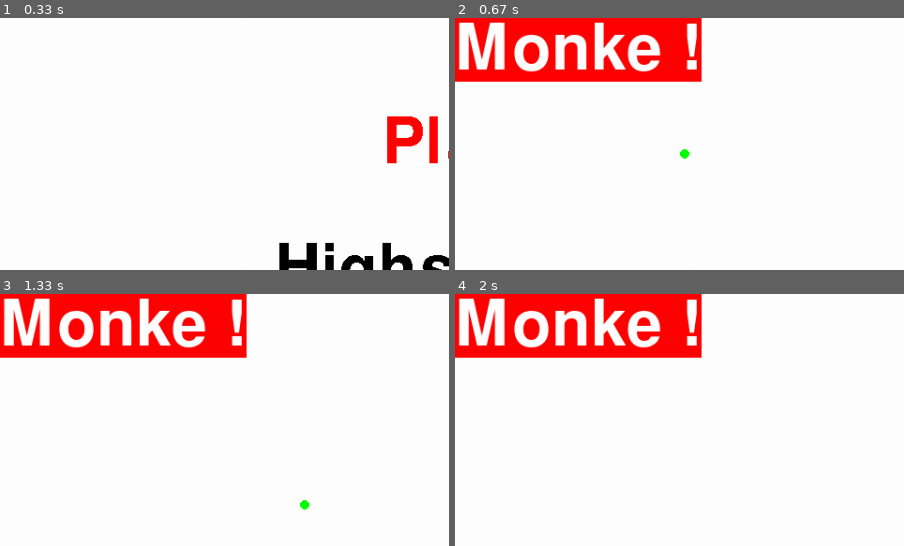
Above: before the commit, frames 1-4 (two rows, left to right).
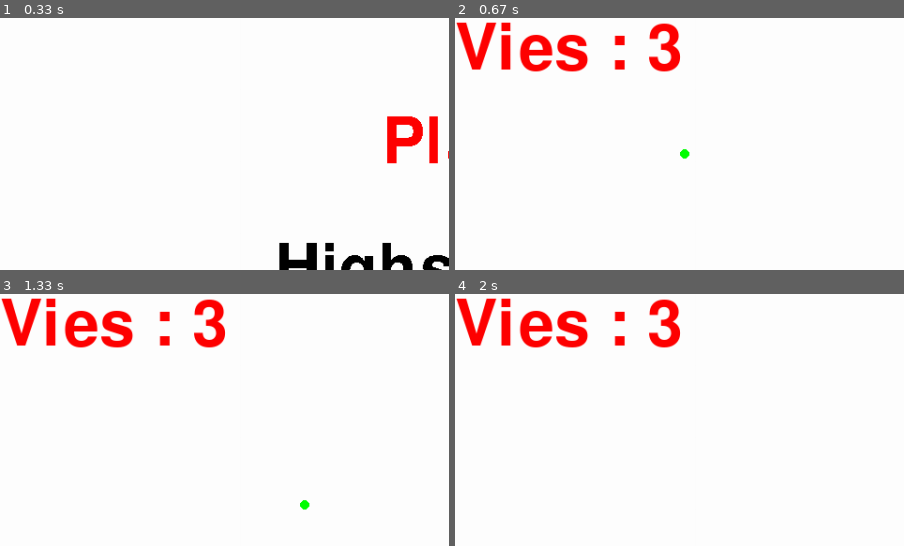
Above: after the commit, the same moments.

Repository: Arcthuruss/breakout
Game: pygame game, started from casse-brique.py
Two runs of this game, one before a commit and one after it. Both use one fixed random seed, a clock stepped at 60 frames per second and the inputs below.
Inputs:
- Up to frame 1 (0.33 s): no input
- Up to frame 2 (0.67 s): tap Enter at 0.33 s
- Up to frame 3 (1.33 s): hold Right from 1.22 s (still down)
- Up to frame 4 (2 s): release Right at 1.68 s; hold Left from 1.72 s (still down)
The pictures show only the part of the screen within x 0-50%, y 0-50%; the shares and areas given below are measured in that part.

Frame 1 is identical in both runs. In frame 2, 11% of the frame differs, in the area x 0-56%, y 0-26%; in frame 3, 11%; in frame 4, 11%.

Commit message:
compteur de vie sur écran qui a besoin de scaling mais c'est vrmnt AAAAAUUUUUUUUUUUUUUUUUUUUUUUUUUUUUUUGH a faire

Diff:
--- a/casse-brique.py
+++ b/casse-brique.py
@@ -31,7 +31,7 @@
     pygame.mixer.music.play()
 while difficulty.lives :
 	effacer(fenetre)
-	lives_counter=font.render('Monke !', True, WHITE, RED)
+	lives_counter=font.render('Vies : '+ str(difficulty.lives), True, RED, WHITE)
 	fenetre.blit(lives_counter, (0, 0))
 	balle.avancer()
 	balle.collisions(raquette,briques,(largeur_fenetre, hauteur_fenetre))
